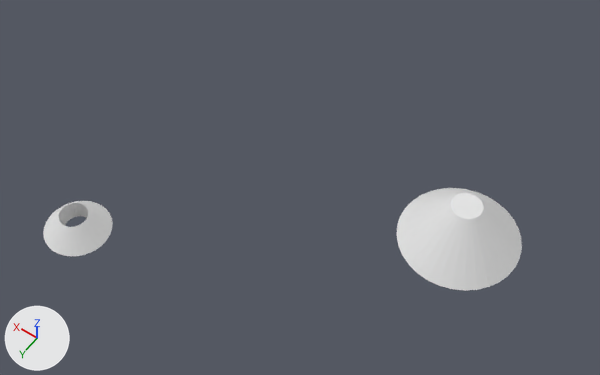
The Blender file штатив.blend: old version first, new version second.
Rendered twice from a 50 mm lens placed at (-5.5, 27.7, 27.7), pointed at (17.0, -3.8, -21.8). Arrows for +X, +Y and +Z are at lower left; the lights stay in place. The same objects are shown in both versions, whatever each file hides.

The first picture shows 'cone-lower.001', 'cone-lower.t'.
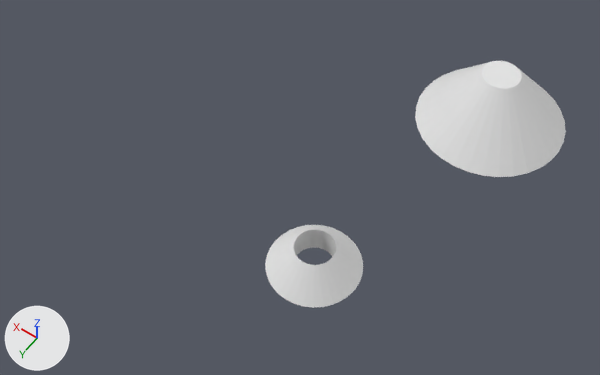
What differs and where, as boxes [x1, y1, x2, y2] in the pictures (600 x 375 px):
'cone-lower.t', moved: before [397, 188, 522, 291]; after [415, 61, 566, 177]
'cone-lower.001', moved: before [43, 201, 113, 257]; after [265, 225, 363, 308]

What changed in the scene script:
```text
Change ob_cone_lower_t:
    ob_cone_lower_t.location: (3.0, 0.0, 5.0) -> (3.0, 0.0, 15.0)
Change ob_cone_lower_001:
    ob_cone_lower_001.location: (43.0, 0.0, -27.0) -> (13.0, 0.0, -7.0)
```
